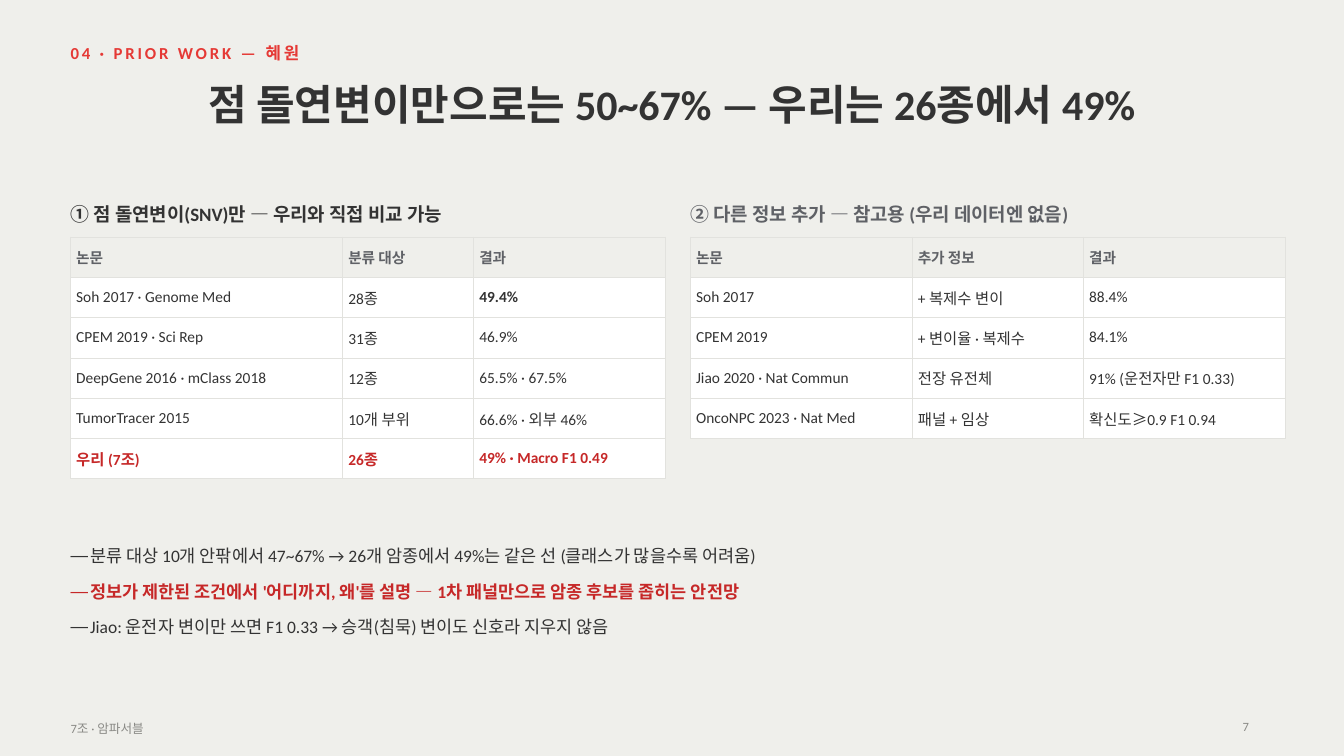
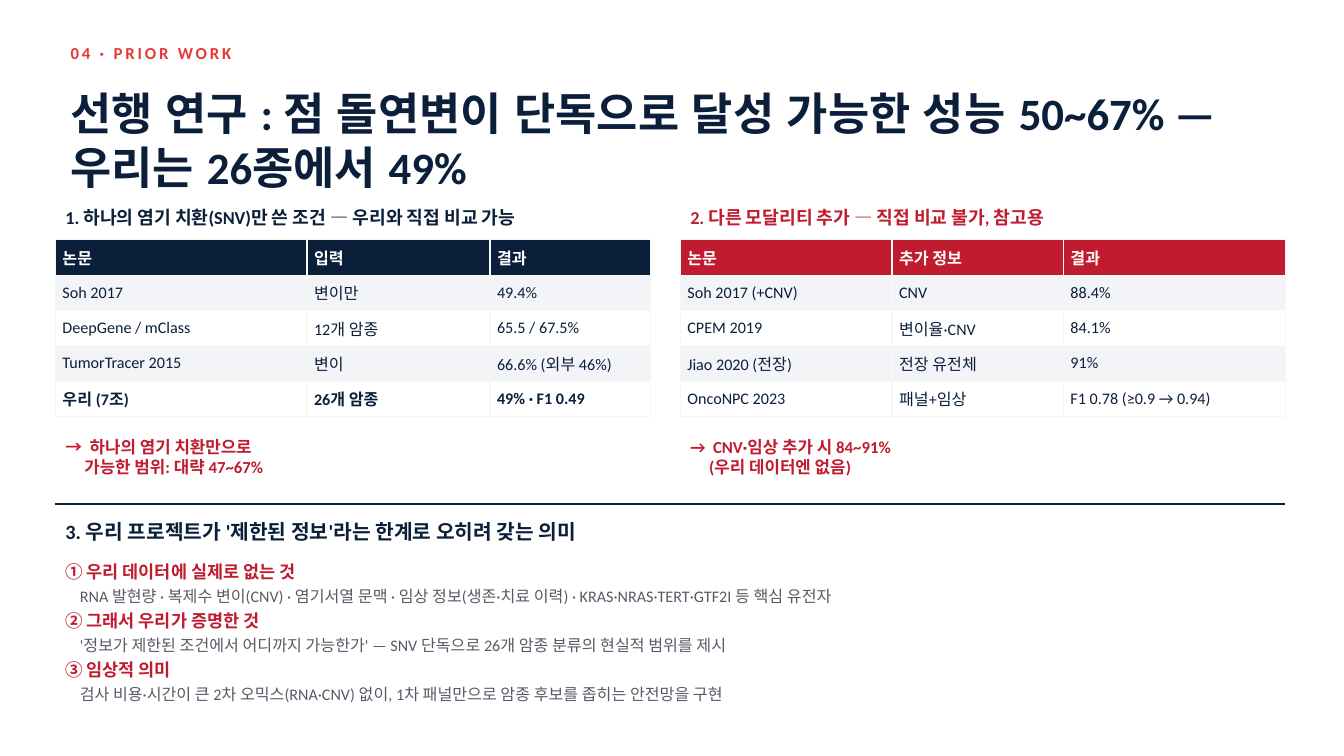
Before and after one commit to ten-infosec/dacon-cancer-subtype-oz-team7, a slide deck: slide 7 of docs/slides/team7_ampossible_slides.pptx. Drawn at 1344x756 pixels with LibreOffice and Linux fonts; fonts in the diff are those of the drawing. Boxes give left, top, right and bottom in pixels: in the first picture for what was removed or moved away, otherwise in the second. Text is boxed around its words. In the diff, an @@ line names an element or a change of style, - is before the commit and + after.

```diff
--- a/docs/slides/team7_ampossible_slides.pptx
+++ b/docs/slides/team7_ampossible_slides.pptx
@@ background #EFEFEB to #F7F7F4 @@
@@ rectangle added at box(0, 0, 1344, 756), fill #FFFFFF @@
@@ text at box(71, 48, 231, 59): text changed @@
-04 · PRIOR WORK — 혜원
+04 · PRIOR WORK
@@ text at box(71, 92, 1165, 188): text changed; size 30 to 32 pt; text colour #333333 to #0B1F3A @@
-점 돌연변이만으로는 50~67% — 우리는 26종에서 49%
+선행 연구 : 점 돌연변이 단독으로 달성 가능한 성능 50~67% — 우리는 26종에서 49%
@@ text "1. 하나의 염기 치환(SNV)만 쓴 ..." at box(65, 208, 515, 227): vertical alignment middle to top @@
@@ text at box(65, 208, 515, 227): text changed; size 13.5 to 13 pt; text colour #333333 to #0B1F3A @@
-① 점 돌연변이(SNV)만 — 우리와 직접 비교 가능
+1. 하나의 염기 치환(SNV)만 쓴 조건 — 우리와 직접 비교 가능
@@ text "2. 다른 모달리티 추가 — ..." at box(690, 208, 1044, 227): vertical alignment middle to top @@
@@ text at box(690, 208, 1044, 227): text changed; size 13.5 to 13 pt; text colour #5F6166 to #C01B2E @@
-② 다른 정보 추가 — 참고용 (우리 데이터엔 없음)
+2. 다른 모달리티 추가 — 직접 비교 불가, 참고용
@@ table at box(55, 240, 651, 416) @@
-row 1: 논문 | 분류 대상 | 결과
-row 2: Soh 2017 · Genome Med | 28종 | 49.4%
-row 3: CPEM 2019 · Sci Rep | 31종 | 46.9%
-row 4: DeepGene 2016 · mClass 2018 | 12종 | 65.5% · 67.5%
-row 5: TumorTracer 2015 | 10개 부위 | 66.6% · 외부 46%
-row 6: 우리 (7조) | 26종 | 49% · Macro F1 0.49
+row 1: 논문 | 입력 | 결과
+row 2: Soh 2017 | 변이만 | 49.4%
+row 3: DeepGene / mClass | 12개 암종 | 65.5 / 67.5%
+row 4: TumorTracer 2015 | 변이 | 66.6% (외부 46%)
+row 5: 우리 (7조) | 26개 암종 | 49% · F1 0.49
@@ table: place and size @@
-table at box(71, 237, 665, 471)
+table at box(55, 240, 651, 416)
@@ table at box(681, 240, 1286, 416) @@
-row 2, column 1: Soh 2017
+row 2, column 1: Soh 2017 (+CNV)
-row 2, column 2: + 복제수 변이
+row 2, column 2: CNV
-row 3, column 2: + 변이율 · 복제수
+row 3, column 2: 변이율·CNV
-row 4, column 1: Jiao 2020 · Nat Commun
+row 4, column 1: Jiao 2020 (전장)
-row 4, column 3: 91% (운전자만 F1 0.33)
+row 4, column 3: 91%
-row 5: OncoNPC 2023 · Nat Med | 패널 + 임상 | 확신도≥0.9 F1 0.94
+row 5: OncoNPC 2023 | 패널+임상 | F1 0.78 (≥0.9 → 0.94)
@@ fill #EFEFEB to #C01B2E in row 1 @@
@@ fill #FFFFFF to #F2F4F7 in 6 cells @@
@@ size 10.5 to 11.5 pt, text colour #5F6166 to #FFFFFF in "논문", "추가 정보", "결과" @@
@@ size 11 to 11.5 pt, text colour #333333 to #0B1F3A in "88.4%", "CPEM 2019", "84.1%", "전장 유전체" @@
@@ borders changed @@
@@ table: place and size @@
-table at box(691, 237, 1286, 430)
+table at box(681, 240, 1286, 416)
@@ text added at box(84, 439, 264, 475), 12 pt, text #C01B2E, bold @@
+→ 하나의 염기 치환만으로
+가능한 범위: 대략 47~67%
@@ text added at box(709, 439, 891, 476), 12 pt, text #C01B2E, bold @@
+→ CNV·임상 추가 시 84~91%
+(우리 데이터엔 없음)
@@ line added from (55, 504) to (1286, 504), #0B1F3A 2 pt @@
@@ text added at box(65, 522, 576, 541), 14.5 pt, text #0B1F3A, bold @@
+3. 우리 프로젝트가 '제한된 정보'라는 한계로 오히려 갖는 의미
@@ text added at box(65, 563, 832, 702), 11.5 pt, text #555B66 @@
+① 우리 데이터에 실제로 없는 것
+RNA 발현량 · 복제수 변이(CNV) · 염기서열 문맥 · 임상 정보(생존·치료 이력) · KRAS·NRAS·TERT·GTF2I 등 핵심 유전자
+② 그래서 우리가 증명한 것
+'정보가 제한된 조건에서 어디까지 가능한가' — SNV 단독으로 26개 암종 분류의 현실적 범위를 제시
+③ 임상적 의미
+검사 비용·시간이 큰 2차 오믹스(RNA·CNV) 없이, 1차 패널만으로 암종 후보를 좁히는 안전망을 구현
@@ text removed at box(90, 547, 756, 635) @@
-— 분류 대상 10개 안팎에서 47~67% → 26개 암종에서 49%는 같은 선 (클래스가 많을수록 어려움)
-— 정보가 제한된 조건에서 '어디까지, 왜'를 설명 — 1차 패널만으로 암종 후보를 좁히는 안전망
-— Jiao: 운전자 변이만 쓰면 F1 0.33 → 승객(침묵) 변이도 신호라 지우지 않음
@@ text removed at box(71, 723, 143, 734) @@
-7조 · 암파서블
@@ page number removed at box(1243, 723, 1249, 731) @@
-7
```
Also in this commit, not shown: 17 other slides changed, 4 other files.
